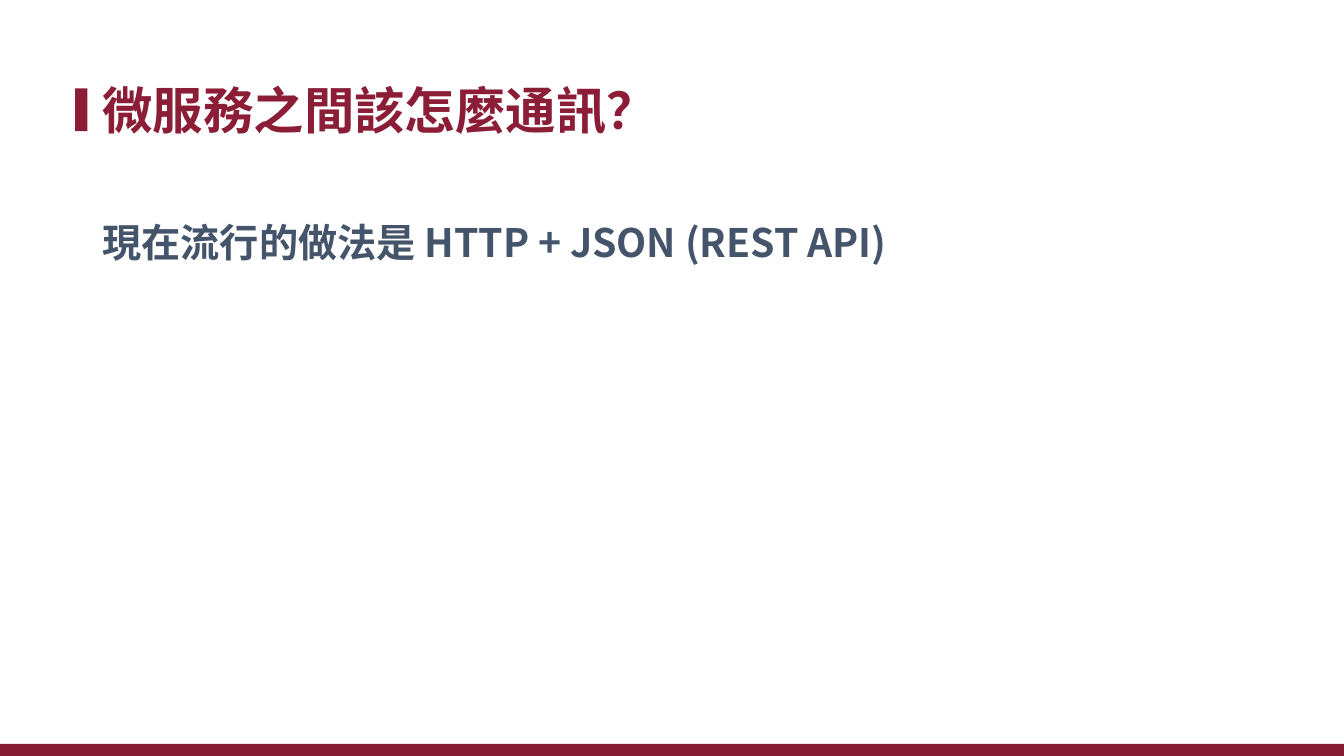
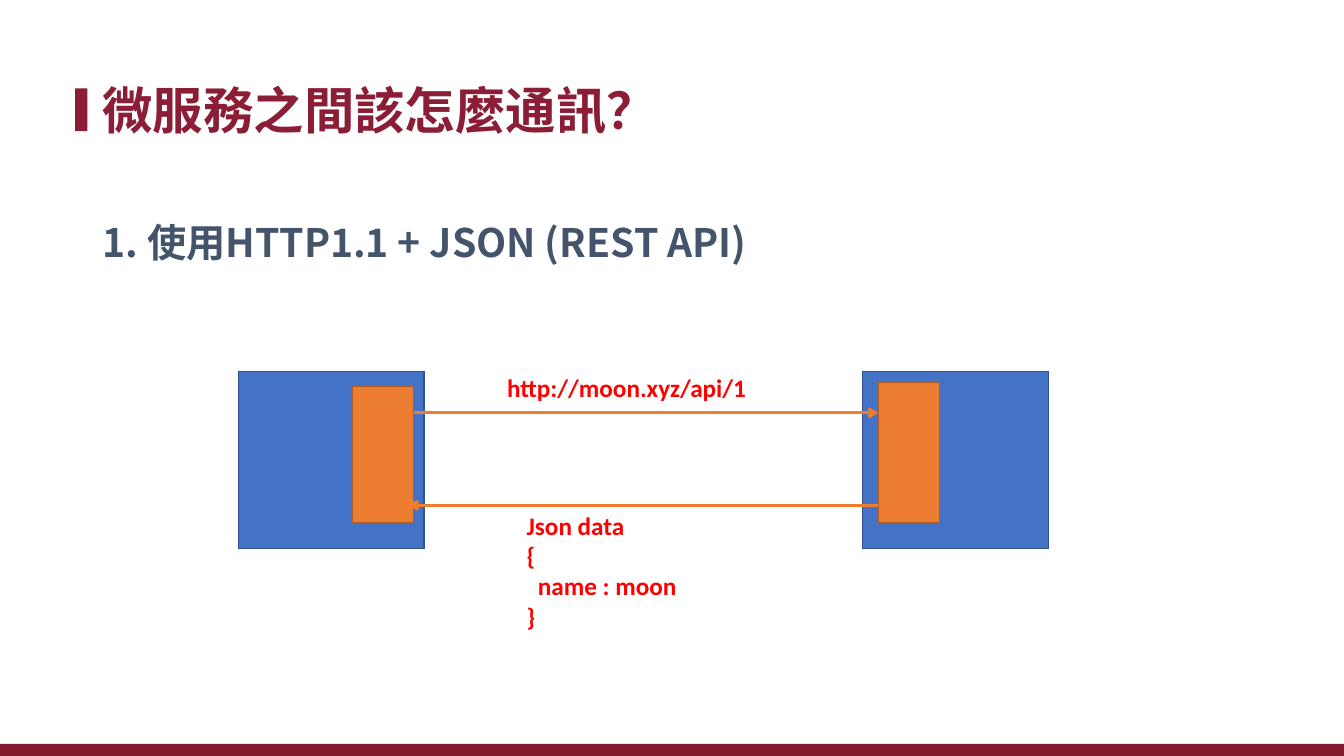
Before and after one commit to xiauchen/5__gRPC, a slide deck: slide 4 of 空白PPT.pptx. Drawn at 1344x756 pixels with LibreOffice and Linux fonts; fonts in the diff are those of the drawing; background and template pictures are left out. Boxes give left, top, right and bottom in pixels: in the first picture for what was removed or moved away, otherwise in the second. Text is boxed around its words. In the diff, an @@ line names an element or a change of style, - is before the commit and + after.

```diff
--- a/空白PPT.pptx
+++ b/空白PPT.pptx
@@ text at [102,223,746,265]: text changed @@
-現在流行的做法是 HTTP + JSON (REST API)
+1. 使用HTTP1.1 + JSON (REST API)
@@ rectangle added at [238,372,423,548], fill #4472C4, outline #325491 1 pt @@
@@ rectangle added at [352,386,413,522], fill #ED7D31, outline #AF5C24 1 pt @@
@@ text added at [507,379,746,401], 18 pt, text #FF0000, bold @@
+http://moon.xyz/api/1
@@ rectangle added at [863,372,1049,548], fill #4472C4, outline #325491 1 pt @@
@@ rectangle added at [878,382,940,522], fill #ED7D31, outline #AF5C24 1 pt @@
@@ arrow added from (413, 413) to (878, 413), #ED7D31 2.25 pt @@
@@ arrow added from (878, 505) to (408, 505), #ED7D31 2.25 pt @@
@@ text added at [527,517,676,596], 18 pt, text #FF0000, bold @@
+Json data
+{
+name : moon
+}
```
Also in this commit, not shown: 4 other slides changed, 29 slides added, 6 slides removed, 30 other files.
